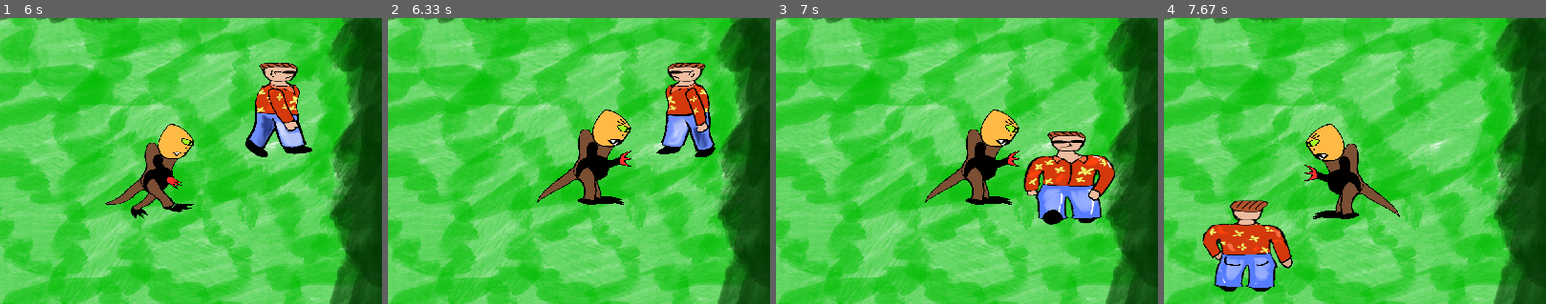
Above: before the commit, frames 1-4 (left to right).
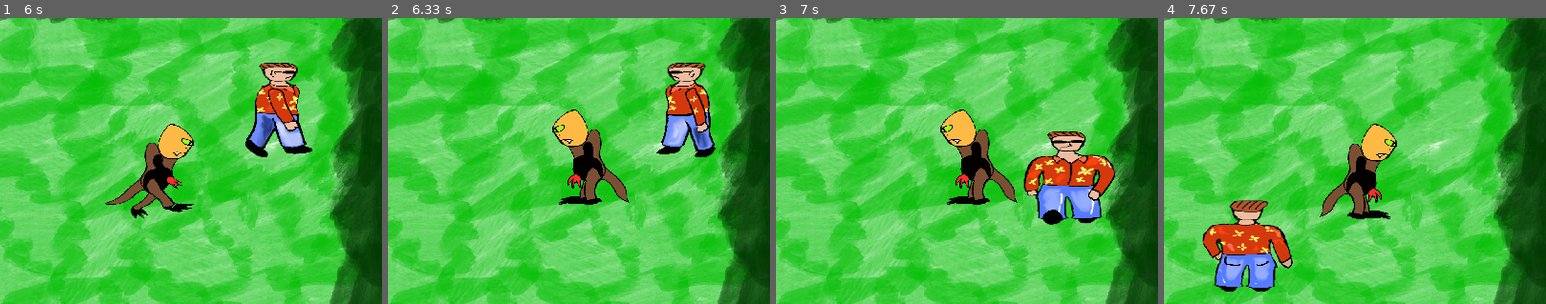
Above: after the commit, the same moments.

Repository: sartep1996/Final_Project_PyGame
Game: pygame game, started from main.py
Two runs of this game, one before a commit and one after it. Both use one fixed random seed, a clock stepped at 60 frames per second and the inputs below.
Inputs:
- Up to frame 1 (6 s): hold D 0.33-0.8 s; hold W 0.83-1.13 s; hold D 1.17-1.63 s; hold A 1.67-2.2 s; hold S 2.23-2.53 s; hold A 2.57-2.97 s; hold W 3-3.37 s; hold D 3.4-4.03 s; hold S 4.07-4.43 s; hold A 4.47-4.93 s; hold D 4.97-5.43 s; hold W 5.47-5.77 s; hold D from 5.8 s (still down)
- Up to frame 2 (6.33 s): release D at 6.27 s; hold A from 6.3 s (still down)
- Up to frame 3 (7 s): release A at 6.83 s; hold S from 6.87 s (still down)
- Up to frame 4 (7.67 s): release S at 7.17 s; hold A 7.2-7.6 s; hold W from 7.63 s (still down)
The pictures show only the part of the screen within x 50-100%, y 7-57%; the shares and areas given below are measured in that part.

Frame 1 is identical in both runs. In frame 2, 3.9% of the frame differs, in the area x 39-64%, y 32-66%; in frame 3, 3.9%; in frame 4, 4.8%, in the area x 36-62%, y 37-71%.

Commit message:
attack animation works, but not fully

Diff:
--- a/monster_1.py
+++ b/monster_1.py
@@ -50,6 +50,7 @@
         self.should_follow_player = False
         self.patrol_mode = True
         self.monster_is_attacking = False
+        self.attack_counter = 0
         # self.check_collision = True
 
 
@@ -190,6 +191,7 @@
                     self.last_moved = self.monster_image_up_still
 
 
+
     def monster_follow_player(self, player_rect):
         LERP_FACTOR      = 0.05
         minimum_distance = 127
@@ -261,18 +263,33 @@
             if abs(dx) > abs(dy):
                 if dx > 0:
                     self.direction = 0
-                    self.last_moved = self.monster_image_right_attack
-                else:
-                    self.direction = 0
-                    self.last_moved = self.monster_image_left_attack
+                    self.attack_counter += 1
+                    if self.attack_counter % 2 == 1:
+                        self.last_moved = self.monster_image_right_attack
+                    else:
+                        self.last_moved = self.monster_image_right_still
+                else:
+                    self.direction = 0
+                    self.attack_counter += 1
+                    if self.attack_counter % 2 == 1:
+                        self.last_moved = self.monster_image_left_attack
+                    else:
+                        self.last_moved = self.monster_image_left_still
             else:
                 if dy > 0:
                     self.direction = 0
-                    self.last_moved = self.monster_image_down_attack
-                else:
-                    self.direction = 0
-                    self.last_moved = self.monster_image_up_attack
-
+                    self.attack_counter += 1
+                    if self.attack_counter % 2 == 1:
+                        self.last_moved = self.monster_image_down_attack
+                    else:
+                        self.last_moved = self.monster_image_down_still
+                else:
+                    self.direction = 0
+                    self.attack_counter += 1
+                    if self.attack_counter % 2 == 1:
+                        self.last_moved = self.monster_image_up_attack
+                    else:
+                        self.last_moved = self.monster_image_up_still
 
 
      #responsible for animating charackter movement
